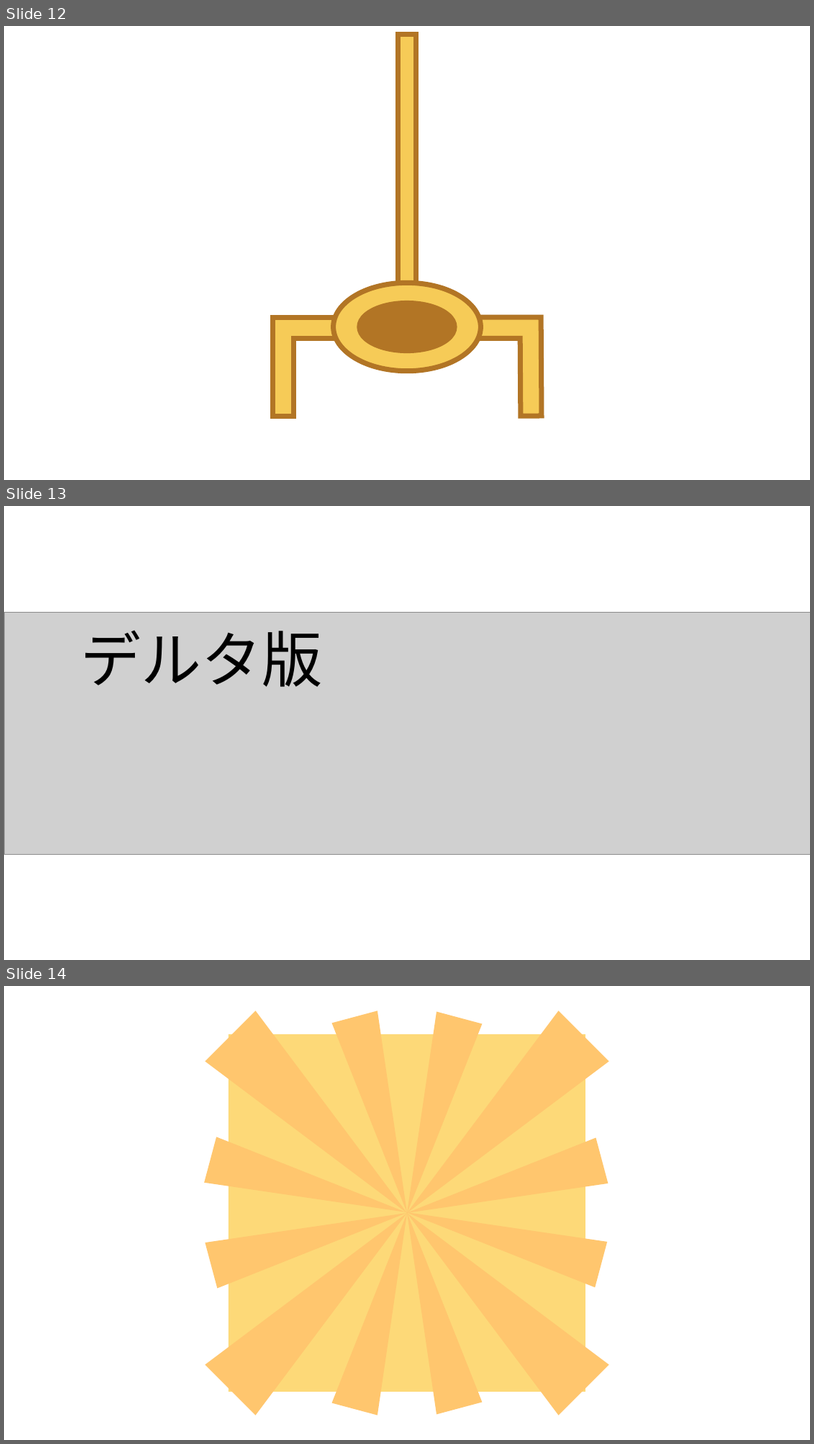
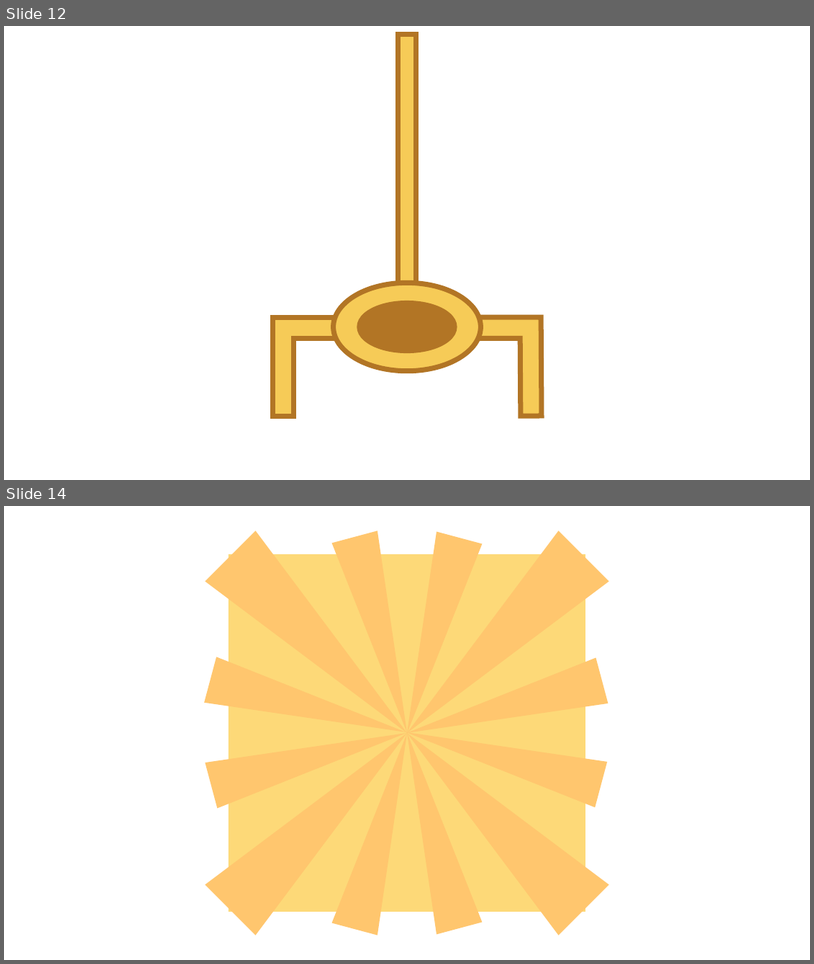
Before and after one commit to fai227/ball-game, a slide deck: _tmp/イメージ.pptx. Shown one above the other, each under a label of ours: slides 12, 13 and 14 before the commit, slides 12 and 14 after it; the slides between them are not shown. The pictures are 814x1444 and 814x964 pixels, drawn with LibreOffice and Linux fonts; fonts in the diff are those of the drawing; grey boxes stand for pictures. Boxes give left, top, right and bottom in pixels: in the first picture for what was removed or moved away, otherwise in the second. Text is boxed around its words. In the diff, an @@ line names an element or a change of style, - is before the commit and + after.

```diff
--- a/_tmp/イメージ.pptx
+++ b/_tmp/イメージ.pptx
@@ slide 13 removed at <box>4,506,810,960</box>, background #FFFFFF @@
@@ picture removed at <box>4,612,810,854</box> @@
@@ text removed at <box>80,630,322,687</box> @@
-デルタ版
```
Also in this commit, not shown: 1 slide changed, 1 slide added, 5 other files.
